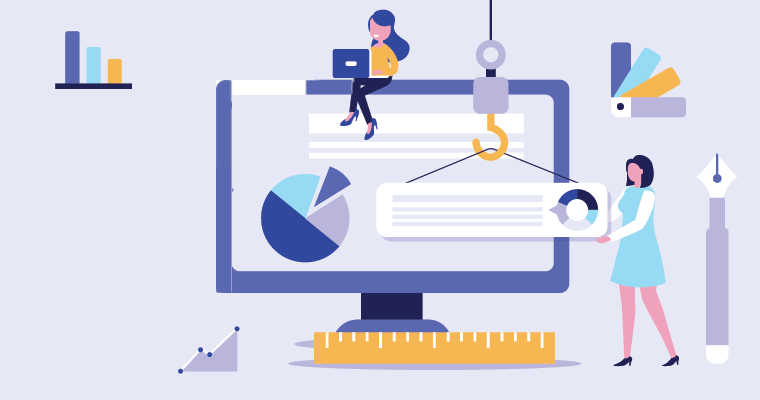
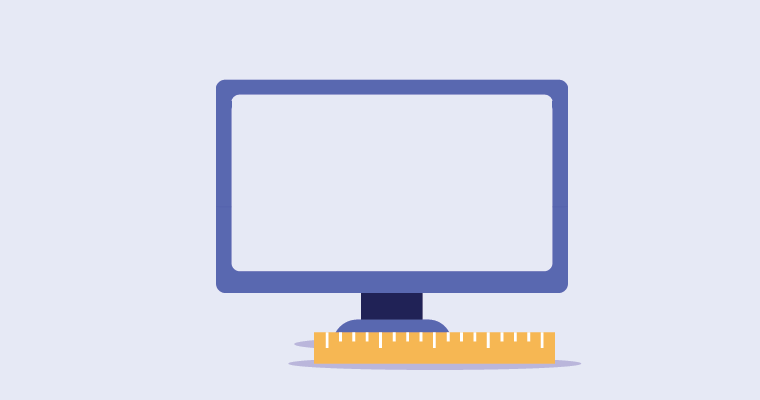
Layer changes from the first w=760, h=400 image to the second:
removed layer "Rektangel 4" over (223, 79, 314, 80)
removed layer "Rektangel 3" over (232, 95, 237, 99)
hid "Lager 5", moved it above "Lager 6", painted on it over (216, 165, 351, 293)
removed layer "Lager 1" over (55, 0, 737, 374)
painted on "Lager 4" over (55, 0, 737, 374)
